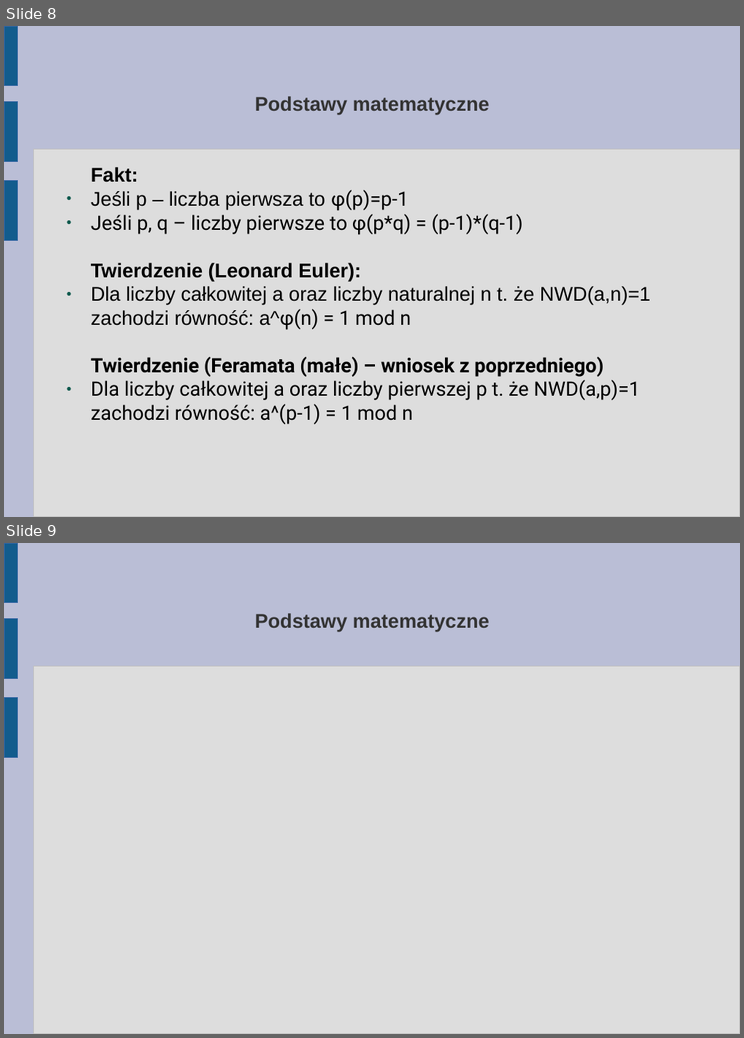
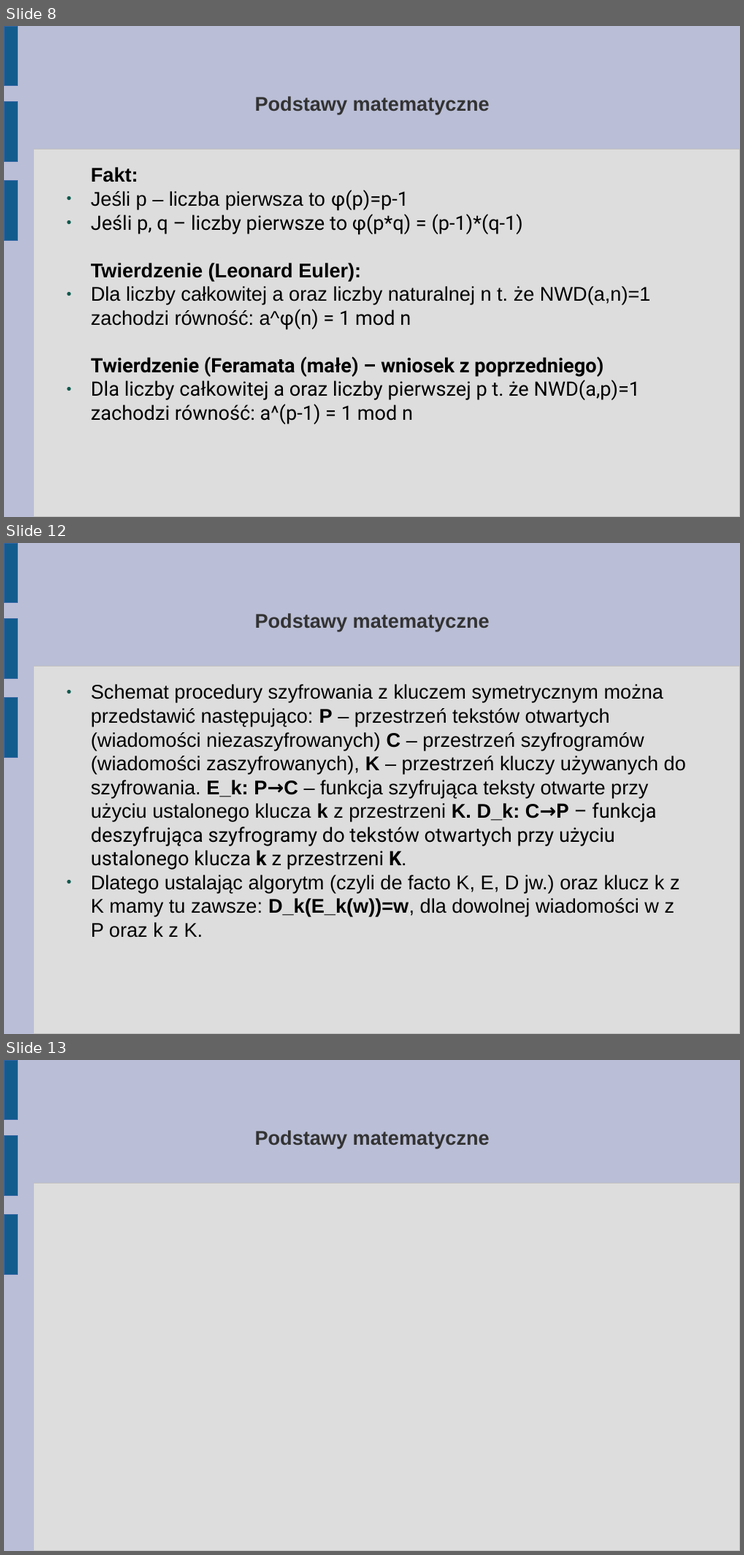
Before and after one commit to abhay123lp/internetvotingsystem, a slide deck: Tutorial/3. Troche matematyki (dla zainteresowanych).odp. Shown one above the other, each under a label of ours: slides 8 and 9 before the commit, slides 8, 12 and 13 after it; the slides between them are not shown. The pictures are 744x1038 and 744x1555 pixels, drawn with LibreOffice and Linux fonts; fonts in the diff are those of the drawing. Boxes give left, top, right and bottom in pixels: in the first picture for what was removed or moved away, otherwise in the second. Text is boxed around its words. In the diff, an @@ line names an element or a change of style, - is before the commit and + after.

Commit message:
Kryptografia z kluczem symetrycznym - dodana

```diff
--- a/Tutorial/3. Troche matematyki (dla zainteresowanych).odp
+++ b/Tutorial/3. Troche matematyki (dla zainteresowanych).odp
@@ slide 12 added at (4, 543, 740, 1034), background #BABED6; not listed: 4 template elements that a slide beside it also shows @@
@@ title added at (255, 613, 489, 631), 20.6 pt, text #333333, bold @@
+Podstawy matematyczne
@@ text added at (91, 684, 686, 937), 20.6 pt, text #000000 @@
+● Schemat procedury szyfrowania z kluczem symetrycznym można przedstawić następująco: P – przestrzeń tekstów otwartych (wiadomości niezaszyfrowanych) C – przestrzeń szyfrogramów (wiadomości zaszyfrowanych), K – przestrzeń kluczy używanych do szyfrowania. E_k: P→C – funkcja szyfrująca teksty otwarte przy użyciu ustalonego klucza k z przestrzeni K. D_k: C→P – funkcja deszyfrująca szyfrogramy do tekstów otwartych przy użyciu ustalonego klucza k z przestrzeni K.
+● Dlatego ustalając algorytm (czyli de facto K, E, D jw.) oraz klucz k z K mamy tu zawsze: D_k(E_k(w))=w, dla dowolnej wiadomości w z P oraz k z K.
@@ what was slide 9 is now slide 13 @@
```
Also in this commit, not shown: 3 other slides added.
